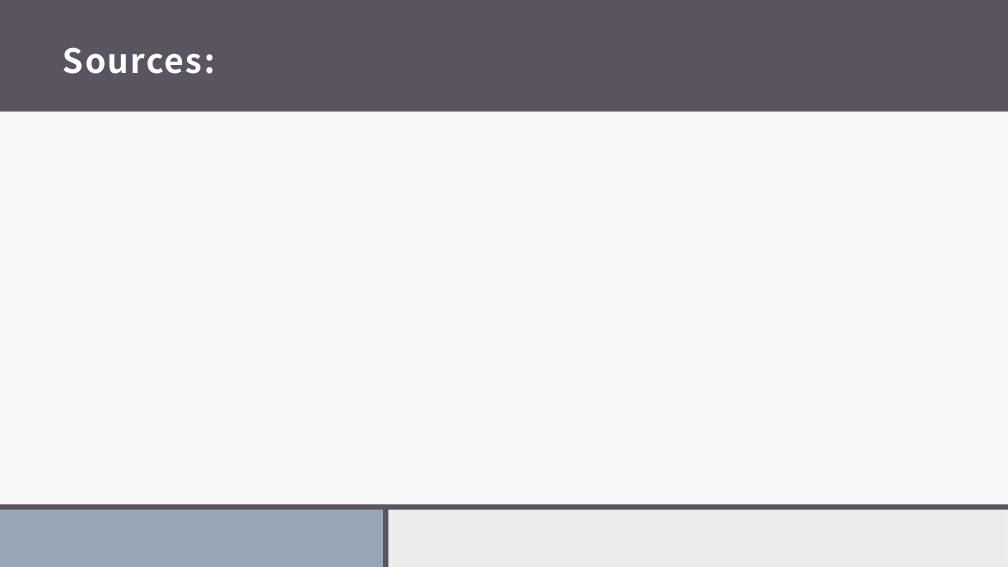
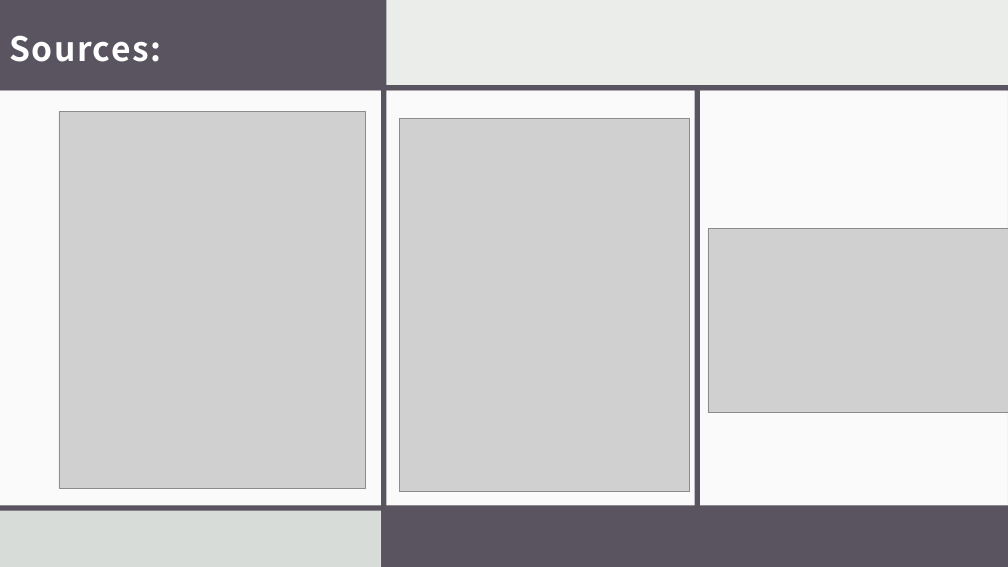
Before and after one commit to sfeldmanMIG25/Feldman-Investigating_Tour_Length_Estimators_to_Solve_Vehicle_Routing_Problem, a slide deck: slide 28 of Documents/Feldman_VRP_Thesis_Presentation.pptx (slide 14 before the commit). Drawn at 1008x567 pixels with LibreOffice and Linux fonts; fonts in the diff are those of the drawing; grey boxes stand for pictures. Boxes give left, top, right and bottom in pixels: in the first picture for what was removed or moved away, otherwise in the second. Text is boxed around its words. In the diff, an @@ line names an element or a change of style, - is before the commit and + after.

```diff
--- a/Documents/Feldman_VRP_Thesis_Presentation.pptx
+++ b/Documents/Feldman_VRP_Thesis_Presentation.pptx
@@ title "Sources:": place and size @@
-title "Sources:" at (63, 47, 215, 74)
+title "Sources:" at (9, 35, 161, 62)
@@ rectangle removed at (0, 0, 1008, 567) @@
@@ rectangle added at (0, 0, 1008, 567), fill #EBEDEB @@
@@ rectangle added at (0, 0, 384, 88), fill #595460 @@
@@ rectangle added at (381, 0, 386, 567), fill #595460 @@
@@ rectangle added at (620, 0, 626, 567), fill #595460 @@
@@ rectangle added at (626, 0, 1008, 567), fill #FFFFFF at 75% opacity @@
@@ rectangle added at (0, 85, 1008, 91), fill #595460 @@
@@ rectangle added at (695, 88, 700, 507), fill #595460 @@
@@ rectangle added at (0, 91, 1008, 506), fill #FFFFFF at 75% opacity @@
@@ picture added at (59, 112, 365, 489) @@
@@ picture added at (399, 119, 690, 492) @@
@@ picture added at (708, 229, 1008, 414) @@
@@ rectangle added at (0, 505, 1008, 510), fill #595460 @@
@@ rectangle added at (385, 507, 1008, 567), fill #595460 @@
@@ rectangle added at (0, 510, 380, 567), fill #D2D7D2 at 75% opacity @@
```
Also in this commit, not shown: 8 other slides changed, 16 slides added, 8 slides removed, 3 other files.
